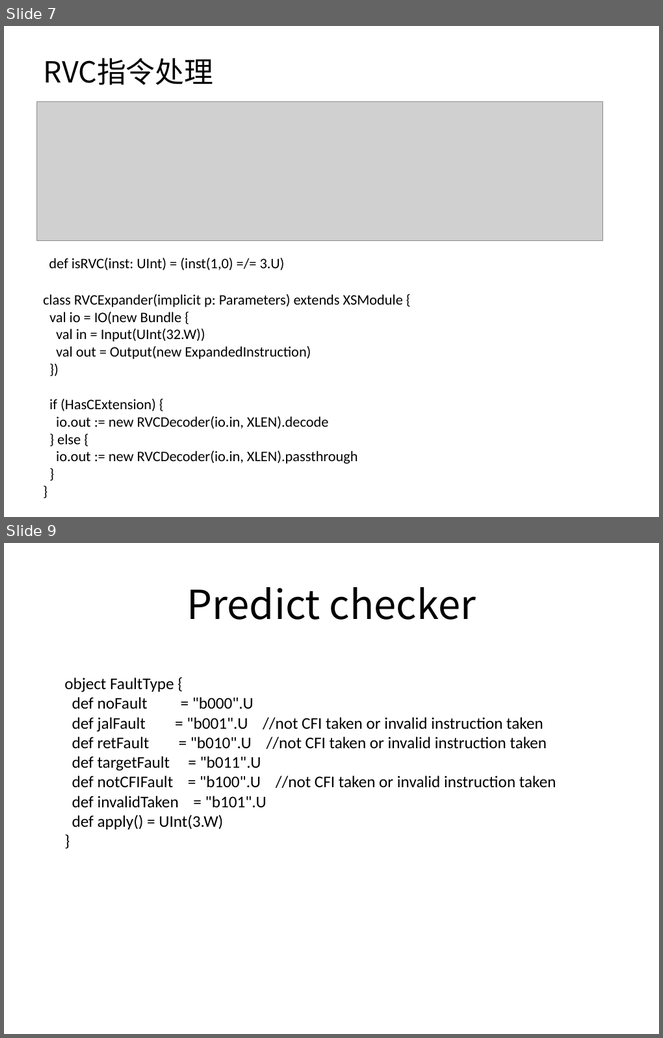
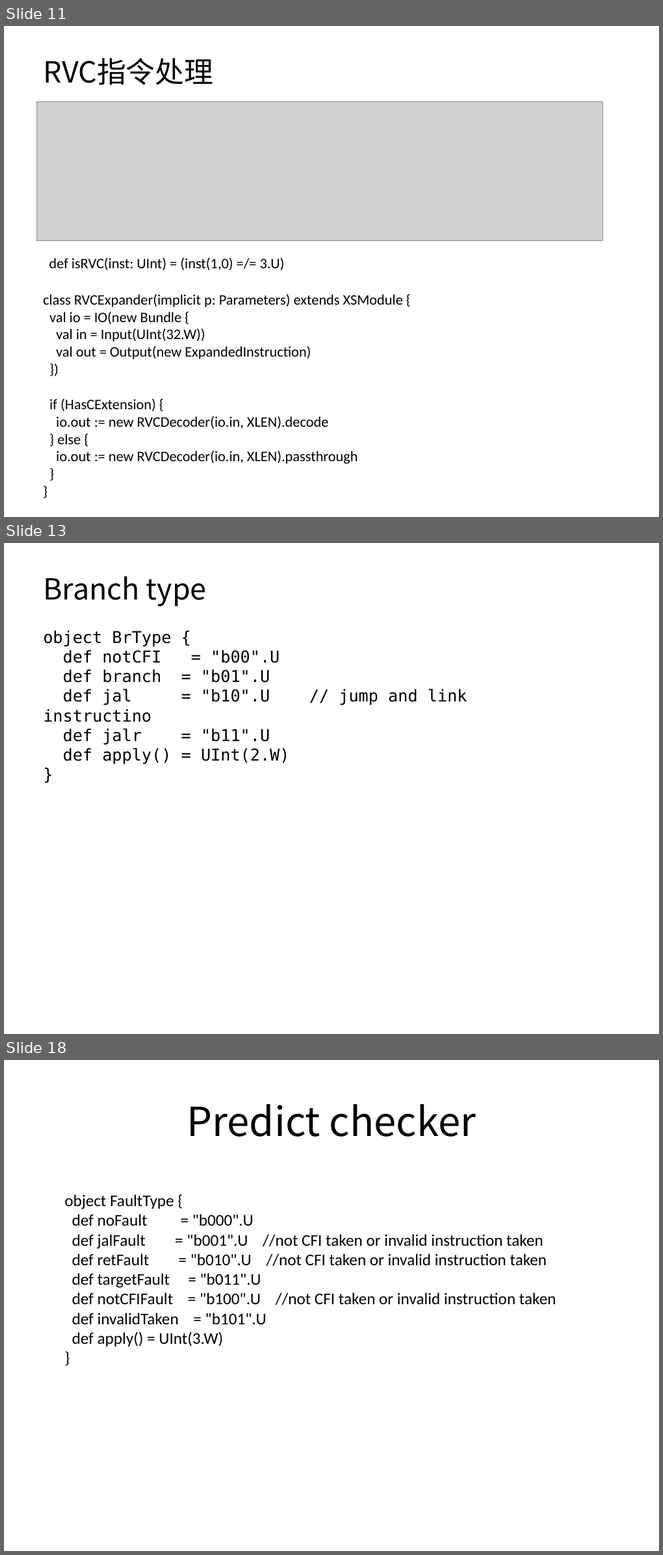
Before and after one commit to sqduan/Xiangshan_Learning, a slide deck: Documents/PreDecoder.pptx. Shown one above the other, each under a label of ours: slides 7 and 9 before the commit, slides 11, 13 and 18 after it; the slides between them are not shown. The pictures are 663x1038 and 663x1555 pixels, drawn with LibreOffice and Linux fonts; fonts in the diff are those of the drawing; grey boxes stand for pictures. Boxes give left, top, right and bottom in pixels: in the first picture for what was removed or moved away, otherwise in the second. Text is boxed around its words. In the diff, an @@ line names an element or a change of style, - is before the commit and + after.

```diff
--- a/Documents/PreDecoder.pptx
+++ b/Documents/PreDecoder.pptx
@@ slide 13 added at <box>4,543,659,1034</box>, background #FFFFFF @@
@@ title added at <box>43,576,207,607</box>, 32 pt, text #000000 @@
+Branch type
@@ text added at <box>43,631,290,765</box>, 18 pt, text #000000 @@
+object BrType {
+def notCFI = "b00".U
+def branch = "b01".U
+def jal = "b10".U // jump and link instructino
+def jalr = "b11".U
+def apply() = UInt(2.W)
+}
@@ what was slide 7 is now slide 11 @@
@@ what was slide 9 is now slide 18 @@
```
Also in this commit, not shown: 10 other slides added, 1 slide removed.
